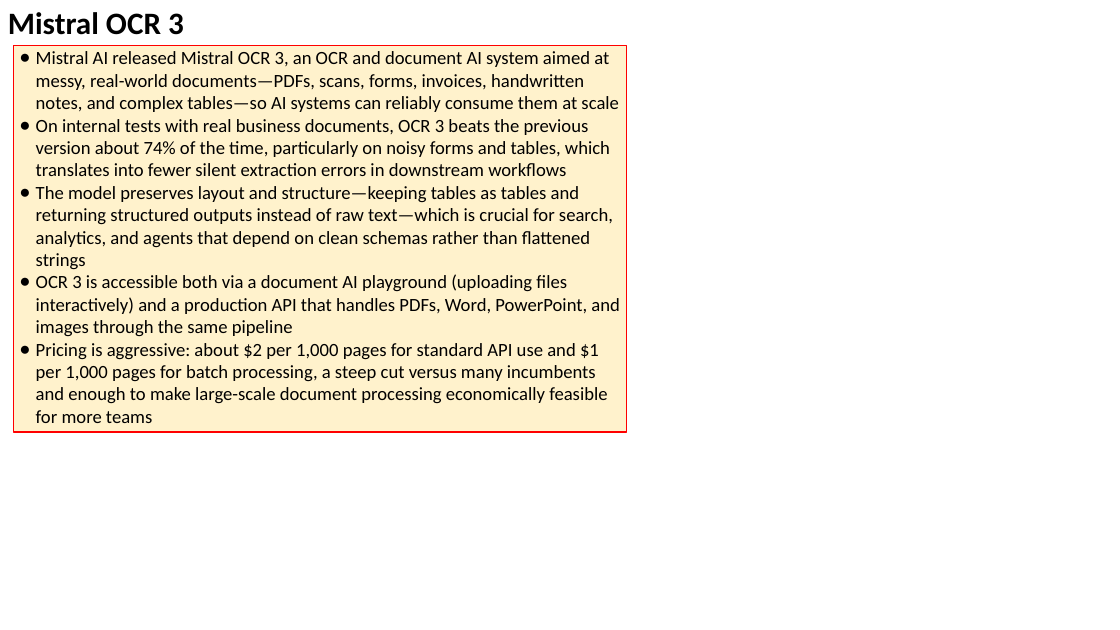
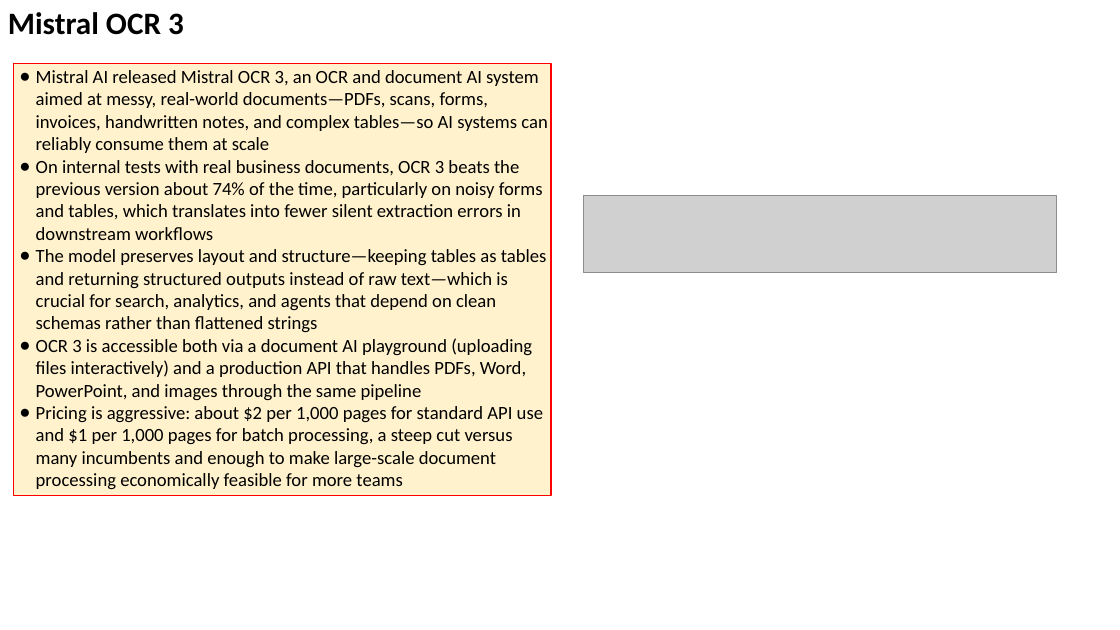
Before and after one commit to lselector/seminar, a slide deck: slide 23 of 2025/2025-12-26-AI-Updates.pptx (slide 24 before the commit). Drawn at 1120x630 pixels with LibreOffice and Linux fonts; fonts in the diff are those of the drawing; grey boxes stand for pictures. Boxes give left, top, right and bottom in pixels: in the first picture for what was removed or moved away, otherwise in the second. Text is boxed around its words. In the diff, an @@ line names an element or a change of style, - is before the commit and + after.

```diff
--- a/2025/2025-12-26-AI-Updates.pptx
+++ b/2025/2025-12-26-AI-Updates.pptx
@@ rectangle "Mistral AI released Mistral OCR ...": place and size @@
-rectangle "Mistral AI released Mistral OCR ..." at bbox=[13, 45, 627, 431]
+rectangle "Mistral AI released Mistral OCR ..." at bbox=[13, 64, 551, 496]
@@ picture added at bbox=[584, 195, 1056, 272] @@
```
Also in this commit, not shown: 18 other slides changed, 2 slides added, 2 slides removed.
